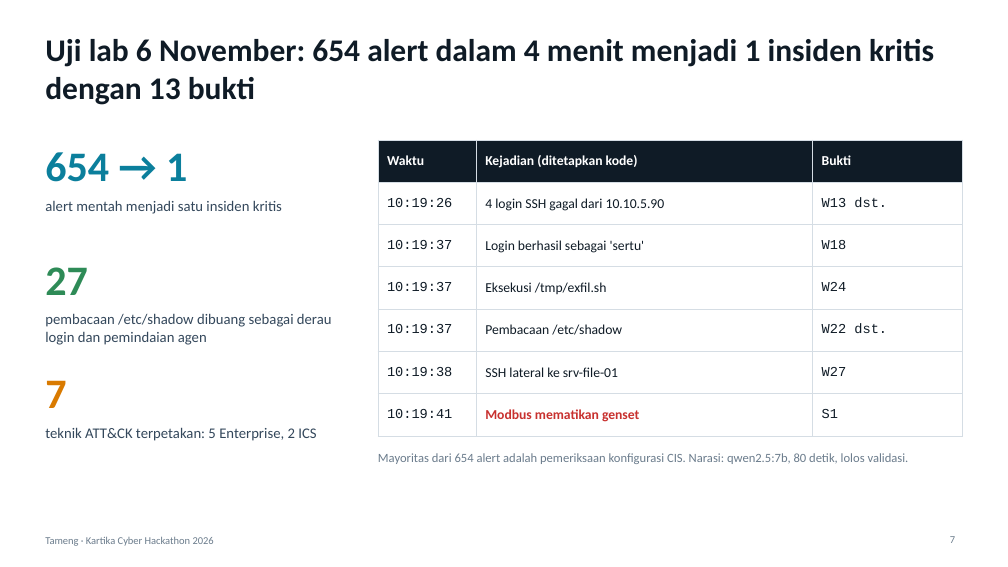
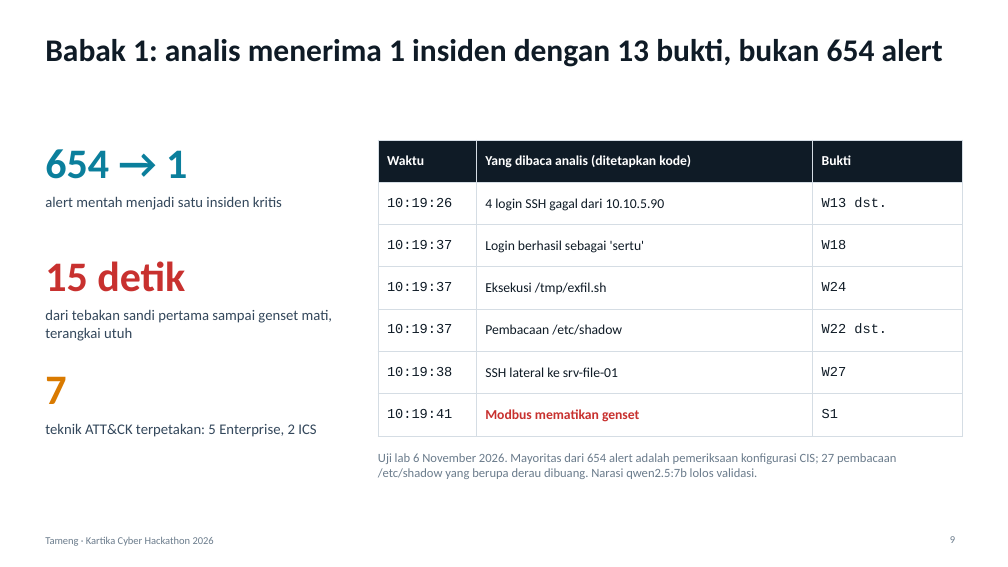
Before and after one commit to yogasamsu/Kartika-cyber, a slide deck: slide 9 of presentasi/tameng-presentasi.pptx (slide 7 before the commit). Drawn at 1008x567 pixels with LibreOffice and Linux fonts; fonts in the diff are those of the drawing. Boxes give left, top, right and bottom in pixels: in the first picture for what was removed or moved away, otherwise in the second. Text is boxed around its words. In the diff, an @@ line names an element or a change of style, - is before the commit and + after.

```diff
--- a/presentasi/tameng-presentasi.pptx
+++ b/presentasi/tameng-presentasi.pptx
@@ title at <box>45,39,943,67</box>: text changed @@
-Uji lab 6 November: 654 alert dalam 4 menit menjadi 1 insiden kritis dengan 13 bukti
+Babak 1: analis menerima 1 insiden dengan 13 bukti, bukan 654 alert
@@ table at <box>378,140,963,426</box> @@
-row 1, column 2: Kejadian (ditetapkan kode)
+row 1, column 2: Yang dibaca analis (ditetapkan kode)
@@ text "alert mentah menjadi satu insiden ...": place and size @@
-text "alert mentah menjadi satu insiden ..." at <box>45,200,282,214</box>
+text "alert mentah menjadi satu insiden ..." at <box>45,196,282,210</box>
@@ text removed at <box>45,267,88,295</box> @@
-27
@@ text added at <box>45,261,185,292</box>, 40 pt, text #C8312F, bold @@
+15 detik
@@ text removed at <box>45,313,332,345</box> @@
-pembacaan /etc/shadow dibuang sebagai derau login dan pemindaian agen
@@ text added at <box>45,309,333,341</box>, 14 pt, text #33475B @@
+dari tebakan sandi pertama sampai genset mati, terangkai utuh
@@ text "7": place and size @@
-text "7" at <box>45,380,66,408</box>
+text "7" at <box>45,376,66,404</box>
@@ text "teknik ATT&CK terpetakan: 5 Enterprise, ...": place and size @@
-text "teknik ATT&CK terpetakan: 5 Enterprise, ..." at <box>45,427,316,441</box>
+text "teknik ATT&CK terpetakan: 5 Enterprise, ..." at <box>45,423,316,437</box>
@@ text at <box>378,453,896,479</box>: text changed @@
-Mayoritas dari 654 alert adalah pemeriksaan konfigurasi CIS. Narasi: qwen2.5:7b, 80 detik, lolos validasi.
+Uji lab 6 November 2026. Mayoritas dari 654 alert adalah pemeriksaan konfigurasi CIS; 27 pembacaan /etc/shadow yang berupa derau dibuang. Narasi qwen2.5:7b lolos validasi.
```
Also in this commit, not shown: 5 other slides changed, 8 slides added, 4 slides removed, 5 other files.
